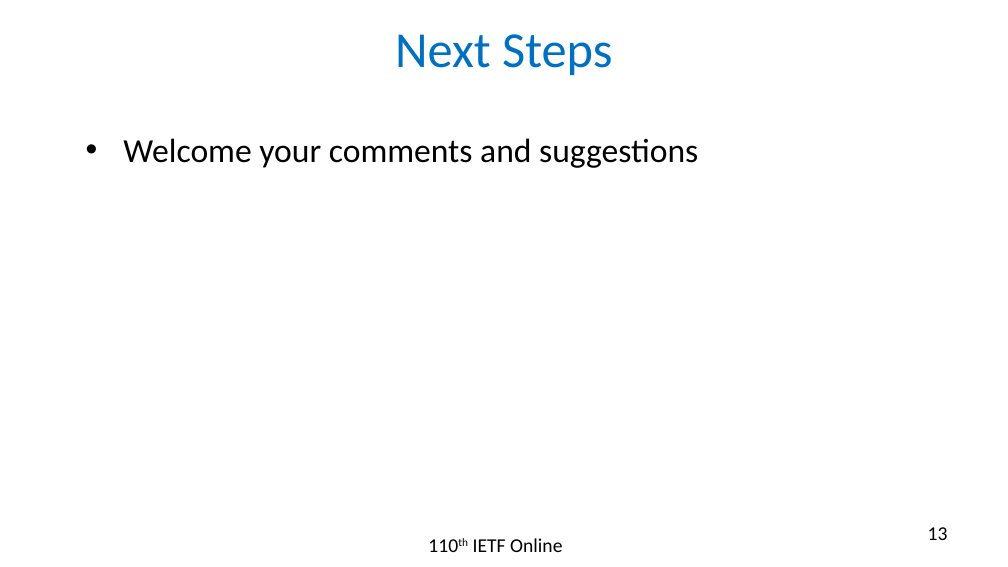
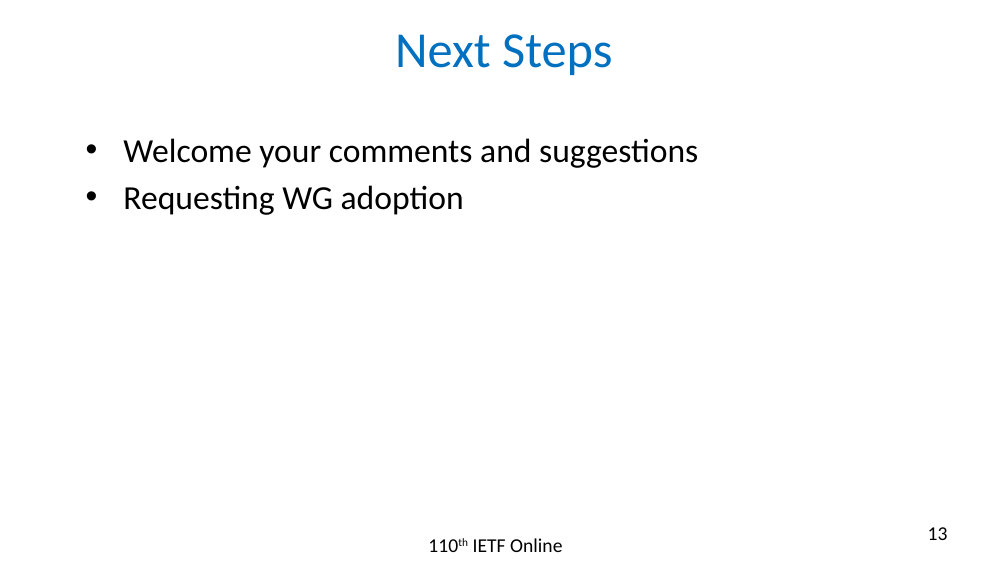
Before and after one commit to rakgandhi/ietf-slides, a slide deck: slide 13 of draft-gandhi-ippm-stamp-srpm-01.pptx. Drawn at 1008x567 pixels with LibreOffice and Linux fonts; fonts in the diff are those of the drawing. Boxes give left, top, right and bottom in pixels: in the first picture for what was removed or moved away, otherwise in the second. Text is boxed around its words. In the diff, an @@ line names an element or a change of style, - is before the commit and + after.

```diff
--- a/draft-gandhi-ippm-stamp-srpm-01.pptx
+++ b/draft-gandhi-ippm-stamp-srpm-01.pptx
@@ text at [123, 185, 464, 215]: paragraph added @@
+• Requesting WG adoption
```
Also in this commit, not shown: 6 other slides changed, 1 other file.
